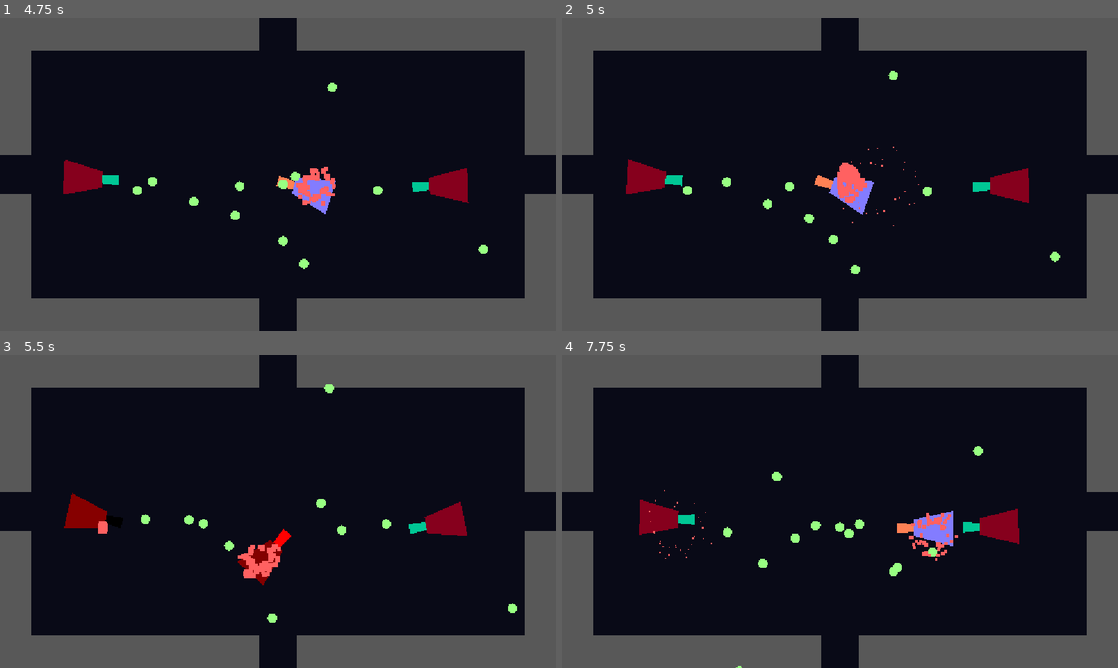
Above: before the commit, frames 1-4 (two rows, left to right).
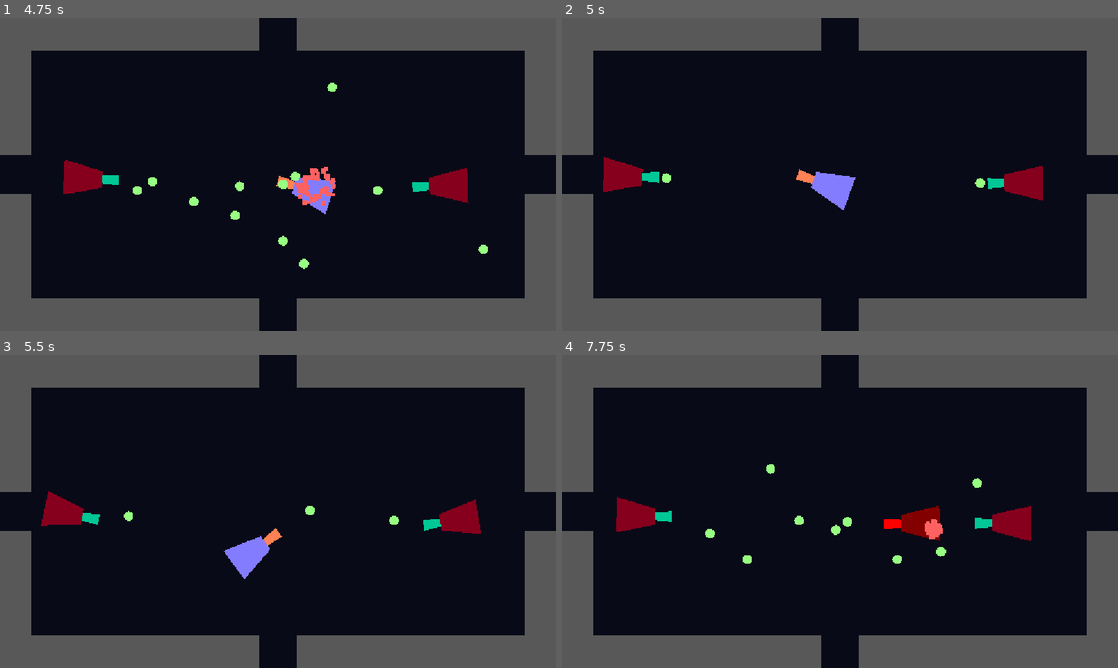
Above: after the commit, the same moments.

Repository: juansfierro/valentine-game-jam
Game: Godot game, scene res://scenes/game.tscn
The game is run twice, just before and just after one commit, with the same random seed, the same clock (stepped at 60 frames per second) and the same inputs.
Inputs (mouse positions are in pixels of both pictures, inside the frame that each line leads up to):
- Up to frame 1 (4.75 s): move the mouse to (400, 158) at 0.52 s; hold D (right) 0.53-1.28 s; tap Space (shoot) every 0.75 s from 0.6 to 4.35 s; move the mouse to (166, 190) at 1.27 s; hold S (down) 1.28-2.03 s; move the mouse to (333, 105) at 2.02 s; hold D (right) 2.03-2.78 s; move the mouse to (250, 237) at 2.77 s; hold W (up) 2.78-3.53 s; move the mouse to (444, 221) at 3.52 s; hold A (left) from 3.53 s (still down); move the mouse to (111, 127) at 4.27 s
- Up to frame 2 (5 s): keep holding A (left)
- Up to frame 3 (5.5 s): move the mouse to (305, 511) at 5.02 s; release A (left) at 5.03 s; hold S (down) from 5.03 s (still down); tap Space (shoot) at 5.1 s
- Up to frame 4 (7.75 s): move the mouse to (756, 433) at 5.77 s; release S (down) at 5.78 s; hold D (right) 5.78-6.53 s; tap Space (shoot) at 5.85, 6.6, 7.35 s; move the mouse to (962, 495) at 6.52 s; hold W (up) 6.53-7.28 s; move the mouse to (728, 527) at 7.27 s; hold D (right) from 7.28 s (still down)

Frame 1 is identical in both runs. In frame 2, 3.0% of the frame differs, in the area x 7-90%, y 16-82%; in frame 3, 3.3%; in frame 4, 3.3%, in the area x 9-85%, y 29-100%.

Commit message:
Fixed collisions.

Diff:
--- a/project.godot
+++ b/project.godot
@@ -33,6 +33,7 @@
 player=""
 alive="Entities with the \"health\" parameter"
 bullets=""
+walls=""
 
 [input]
 
--- a/scenes/bullet.tscn
+++ b/scenes/bullet.tscn
@@ -6,8 +6,10 @@
 radius = 10.0499
 
 [node name="Bullet" type="Area2D" unique_id=1282777845 groups=["bullets"]]
-collision_mask = 19
+collision_layer = 8
+collision_mask = 7
 script = ExtResource("1_r20t4")
+damage = 20
 speed = 100
 
 [node name="CollisionShape2D" type="CollisionShape2D" parent="." unique_id=1316193860]
--- a/scenes/door.tscn
+++ b/scenes/door.tscn
@@ -3,8 +3,7 @@
 [ext_resource type="Script" uid="uid://h8qdhwwx14nt" path="res://scripts/door.gd" id="1_hpvv5"]
 
 [node name="door" type="Area2D" unique_id=866548211]
-collision_layer = 0
-collision_mask = 2
+collision_mask = 4
 script = ExtResource("1_hpvv5")
 
 [node name="Marker2D" type="Marker2D" parent="." unique_id=728285033]
--- a/scenes/enemy.tscn
+++ b/scenes/enemy.tscn
@@ -8,6 +8,7 @@
 height = 74.0
 
 [node name="Enemy" type="CharacterBody2D" unique_id=2112688769 groups=["alive", "enemies"]]
+collision_layer = 2
 script = ExtResource("1_aonwj")
 bullet_scene = ExtResource("2_md0e3")
 min_distance_from_player = 50.0
--- a/scenes/player.tscn
+++ b/scenes/player.tscn
@@ -7,7 +7,8 @@
 height = 74.0
 
 [node name="Player" type="CharacterBody2D" unique_id=1439444063 groups=["alive", "player"]]
-collision_layer = 2
+collision_layer = 4
+collision_mask = 3
 script = ExtResource("1_rm1n3")
 
 [node name="Polygon2D2" type="Polygon2D" parent="." unique_id=1979363691]
--- a/scenes/room.tscn
+++ b/scenes/room.tscn
@@ -24,94 +24,95 @@
 
 [node name="player_detector" type="Area2D" parent="." unique_id=1203455891]
 collision_layer = 0
-collision_mask = 2
+collision_mask = 4
 
 [node name="CollisionShape2D" type="CollisionShape2D" parent="player_detector" unique_id=1770700518]
 position = Vector2(576, 320)
 shape = SubResource("RectangleShape2D_f1tnb")
 
-[node name="walls" type="StaticBody2D" parent="." unique_id=677044109]
+[node name="walls" type="StaticBody2D" parent="." unique_id=677044109 groups=["walls"]]
+collision_mask = 0
 
-[node name="top_left" type="CollisionPolygon2D" parent="walls" unique_id=397945751]
+[node name="top_left" type="CollisionPolygon2D" parent="walls" unique_id=397945751 groups=["walls"]]
 polygon = PackedVector2Array(0, -8, 64, 64, 536, 64, 536, -8)
 
-[node name="Polygon2D" type="Polygon2D" parent="walls/top_left" unique_id=1724302987]
+[node name="Polygon2D" type="Polygon2D" parent="walls/top_left" unique_id=1724302987 groups=["walls"]]
 color = Color(0.34781694, 0.34781697, 0.3478169, 1)
 polygon = PackedVector2Array(0, -8, 64, 64, 536, 64, 536, -8)
 
-[node name="leftside_top" type="CollisionPolygon2D" parent="walls" unique_id=1911100212]
+[node name="leftside_top" type="CollisionPolygon2D" parent="walls" unique_id=1911100212 groups=["walls"]]
 position = Vector2(-1.9073486e-06, 0.59999084)
 scale = Vector2(0.99999994, 1.0078125)
-polygon = PackedVector2Array(1.9073489e-06, 277.23413, 64.00001, 277.23413, 64.00001, 62.90854, 1.9073489e-06, -0.5953398)
+polygon = PackedVector2Array(1.9073489e-06, 277.23413, 64.00001, 277.23413, 64.00001, 62.90854, 1.9073489e-06, -8.533325)
 
-[node name="Polygon2D" type="Polygon2D" parent="walls/leftside_top" unique_id=1944739751]
+[node name="Polygon2D2" type="Polygon2D" parent="walls/leftside_top" unique_id=1944739751 groups=["walls"]]
 position = Vector2(1.9073489e-06, -0.5953398)
 scale = Vector2(1.0000001, 0.9922481)
 color = Color(0.34781694, 0.34781697, 0.3478169, 1)
 polygon = PackedVector2Array(0, -8, 64, 64, 64, 280, 0, 280)
 
-[node name="leftside_bottom" type="CollisionPolygon2D" parent="walls" unique_id=947851410]
+[node name="leftside_bottom" type="CollisionPolygon2D" parent="walls" unique_id=947851410 groups=["walls"]]
 position = Vector2(0, 352)
 scale = Vector2(0.99999994, 1.0078125)
 polygon = PackedVector2Array(0, 293.70547, 64.00001, 222.26358, 64.00001, 7.9379883, 0, 7.9379883)
 
-[node name="Polygon2D" type="Polygon2D" parent="walls/leftside_bottom" unique_id=1513472675]
+[node name="Polygon2D3" type="Polygon2D" parent="walls/leftside_bottom" unique_id=1513472675 groups=["walls"]]
 position = Vector2(0, -349.27133)
 scale = Vector2(1.0000001, 0.9922481)
 color = Color(0.34781694, 0.34781697, 0.3478169, 1)
 polygon = PackedVector2Array(0, 648, 64, 576, 64, 360, 0, 360)
 
-[node name="rightside_top" type="CollisionPolygon2D" parent="walls" unique_id=799628074]
+[node name="rightside_top" type="CollisionPolygon2D" parent="walls" unique_id=799628074 groups=["walls"]]
 position = Vector2(1088, 0)
 scale = Vector2(0.99999994, 1.0078125)
 polygon = PackedVector2Array(1.9073489e-06, 277.23413, 64.00001, 277.23413, 64, 0, 0, 63.50388)
 
-[node name="Polygon2D" type="Polygon2D" parent="walls/rightside_top" unique_id=1413123290]
-position = Vector2(0, -79.37985)
+[node name="Polygon2D4" type="Polygon2D" parent="walls/rightside_top" unique_id=1413123290 groups=["walls"]]
+position = Vector2(0, -79.37986)
 scale = Vector2(1.0000001, 0.9922481)
 color = Color(0.34781694, 0.34781697, 0.3478169, 1)
 polygon = PackedVector2Array(0, 144, 64, 72.00001, 64, 360, 0, 360)
 
-[node name="rightside_bottom" type="CollisionPolygon2D" parent="walls" unique_id=137741556]
+[node name="rightside_bottom" type="CollisionPolygon2D" parent="walls" unique_id=137741556 groups=["walls"]]
 position = Vector2(1088, 352.00003)
 scale = Vector2(0.99999994, 1.0078125)
 polygon = PackedVector2Array(0, 222.26355, 64, 293.70544, 64.00001, 7.9379883, 0, 7.9379883)
 
-[node name="Polygon2D" type="Polygon2D" parent="walls/rightside_bottom" unique_id=766779896]
-position = Vector2(0, -428.6512)
+[node name="Polygon2D5" type="Polygon2D" parent="walls/rightside_bottom" unique_id=766779896 groups=["walls"]]
+position = Vector2(0, -428.65125)
 scale = Vector2(1.0000001, 0.9922481)
 color = Color(0.34781694, 0.34781697, 0.3478169, 1)
 polygon = PackedVector2Array(0, 656, 64, 728, 64, 440.00003, 0, 440.00003)
 
-[node name="top_right" type="CollisionPolygon2D" parent="walls" unique_id=1584379158]
-position = Vector2(615.85, -1.9073486e-06)
-scale = Vector2(0.9990672, 0.99999994)
+[node name="top_right" type="CollisionPolygon2D" parent="walls" unique_id=1584379158 groups=["walls"]]
+position = Vector2(615.85, 0)
+scale = Vector2(0.99906725, 0.99999994)
 polygon = PackedVector2Array(0.15014648, -7.999999, 0.15014648, 64.00001, 472.59088, 64.00001, 536.6506, -7.999999)
 
-[node name="Polygon2D" type="Polygon2D" parent="walls/top_right" unique_id=908546021]
-position = Vector2(0.15014648, -440.00003)
-scale = Vector2(1.0009336, 1.0000001)
+[node name="Polygon2D6" type="Polygon2D" parent="walls/top_right" unique_id=908546021 groups=["walls"]]
+position = Vector2(0.15020752, -440)
+scale = Vector2(1.0009334, 1)
 color = Color(0.34781694, 0.34781697, 0.3478169, 1)
 polygon = PackedVector2Array(0, 504, 472.00006, 504, 536.00006, 432, 0, 432)
 
-[node name="bottom_left" type="CollisionPolygon2D" parent="walls" unique_id=1256324450]
-position = Vector2(0.80000305, 579.2)
+[node name="bottom_left" type="CollisionPolygon2D" parent="walls" unique_id=1256324450 groups=["walls"]]
+position = Vector2(0.8000031, 579.2)
 polygon = PackedVector2Array(63.199997, -3.2000122, -0.80000305, 68.79999, 535.2, 68.79999, 535.2, -3.2000122)
 
-[node name="Polygon2D" type="Polygon2D" parent="walls/bottom_left" unique_id=590595952]
-position = Vector2(-0.7999878, -443.2)
+[node name="Polygon2D7" type="Polygon2D" parent="walls/bottom_left" unique_id=590595952 groups=["walls"]]
+position = Vector2(-0.79998785, -443.2)
 scale = Vector2(0.99999994, 1)
 color = Color(0.34781694, 0.34781697, 0.3478169, 1)
 polygon = PackedVector2Array(-1.525879e-05, 512, 536.00006, 512, 536.00006, 440, 63.999992, 440)
 
-[node name="bottom_right" type="CollisionPolygon2D" parent="walls" unique_id=1844644392]
+[node name="bottom_right" type="CollisionPolygon2D" parent="walls" unique_id=1844644392 groups=["walls"]]
 position = Vector2(616.64996, 579.2)
-scale = Vector2(0.9990672, 0.99999994)
+scale = Vector2(0.99906725, 0.99999994)
 polygon = PackedVector2Array(-0.65057373, -3.2000122, -0.65057373, 68.79999, 535.84985, 68.79999, 471.79016, -3.2000122)
 
-[node name="Polygon2D" type="Polygon2D" parent="walls/bottom_right" unique_id=2031869127]
-position = Vector2(-617.2257, -443.20007)
-scale = Vector2(1.0009335, 1.0000001)
+[node name="Polygon2D8" type="Polygon2D" parent="walls/bottom_right" unique_id=2031869127 groups=["walls"]]
+position = Vector2(-617.22565, -443.20004)
+scale = Vector2(1.0009333, 1)
 color = Color(0.34781694, 0.34781697, 0.3478169, 1)
 polygon = PackedVector2Array(1152.0002, 512, 616.0001, 512, 616.0001, 440.00003, 1088.0002, 440.00003)
 
--- a/scripts/bullet.gd
+++ b/scripts/bullet.gd
@@ -10,6 +10,7 @@
 var direction: Vector2
 var pierced_bodies: Array = [] #Tracks how many enemies have been pierced.
 var explosion_scene = preload("res://scenes/explosion.tscn")
+var shooter: Node2D = null
 
 func _ready() -> void:
 	#Remember to add each new bullet to the bullet group.
@@ -22,15 +23,24 @@
 	global_position += direction * speed * delta
 
 func _on_body_entered(body: Node2D) -> void:
+	if body == shooter:
+		return
+
+	if body.is_in_group("walls"):
+		on_destroyed()
+		queue_free()
+		return
+
 	if body in pierced_bodies:
 		return
+
 	if body.is_in_group("alive"):
 		on_hit_target(body)
 		pierced_bodies.append(body)
 
 		if pierced_bodies.size() > pierce_count:
 			on_destroyed()
-			queue_free()
+			queue_free.call_deferred()
 
 func on_hit_target(body: Node2D) -> void:
 	body.take_damage(damage)
--- a/scripts/enemy.gd
+++ b/scripts/enemy.gd
@@ -66,6 +66,7 @@
 	var bullet = bullet_scene.instantiate()
 	bullet.direction = (player.global_position - global_position).normalized()
 	bullet.global_position = shooty_part.global_position
+	bullet.shooter = self
 
 	get_tree().root.get_node("Game").add_child(bullet)
 
--- a/scripts/player.gd
+++ b/scripts/player.gd
@@ -5,6 +5,7 @@
 var bullet_scene = preload("res://scenes/bullet.tscn")
 @onready var is_reloading = false
 @onready var shooty_part = $ShootyPart
+
 
 func _init(health: int = 100, spd: int = 200):
 	super._init(health, spd)
@@ -25,15 +26,14 @@
 
 	move_and_slide()
 
-	for i in range(get_slide_collision_count()):
-		var collision = get_slide_collision(i)
+func take_damage(amount: int) -> void:
+	print("Took damage ", amount, "=", current_health)
+	current_health -= amount
 
-		if collision.get_collider().is_in_group("enemies"):
-			if current_health > 0:
-				take_damage(20)
-				print(current_health)
-			else:
-				die()
+	if current_health <= 0:
+		die.call_deferred()
+	else:
+		flash_red()
 
 func die() -> void:
 	if not is_reloading:
